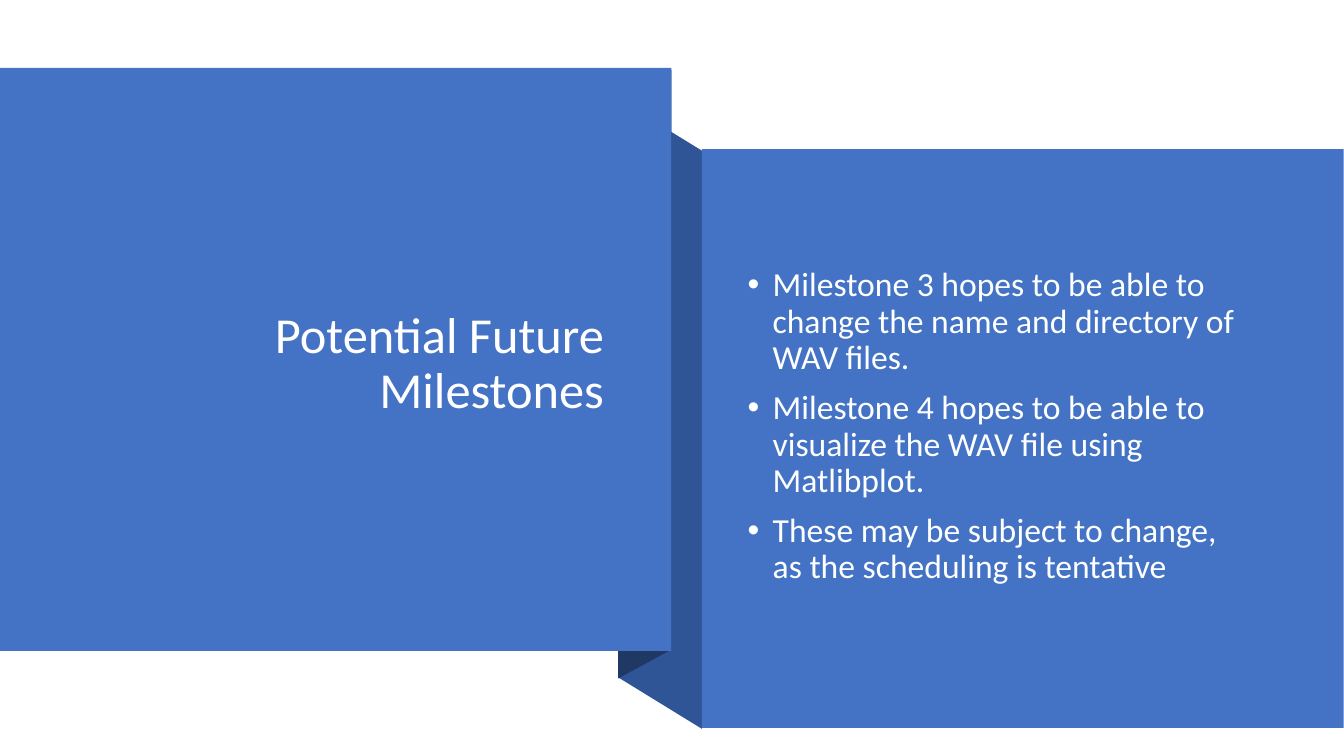
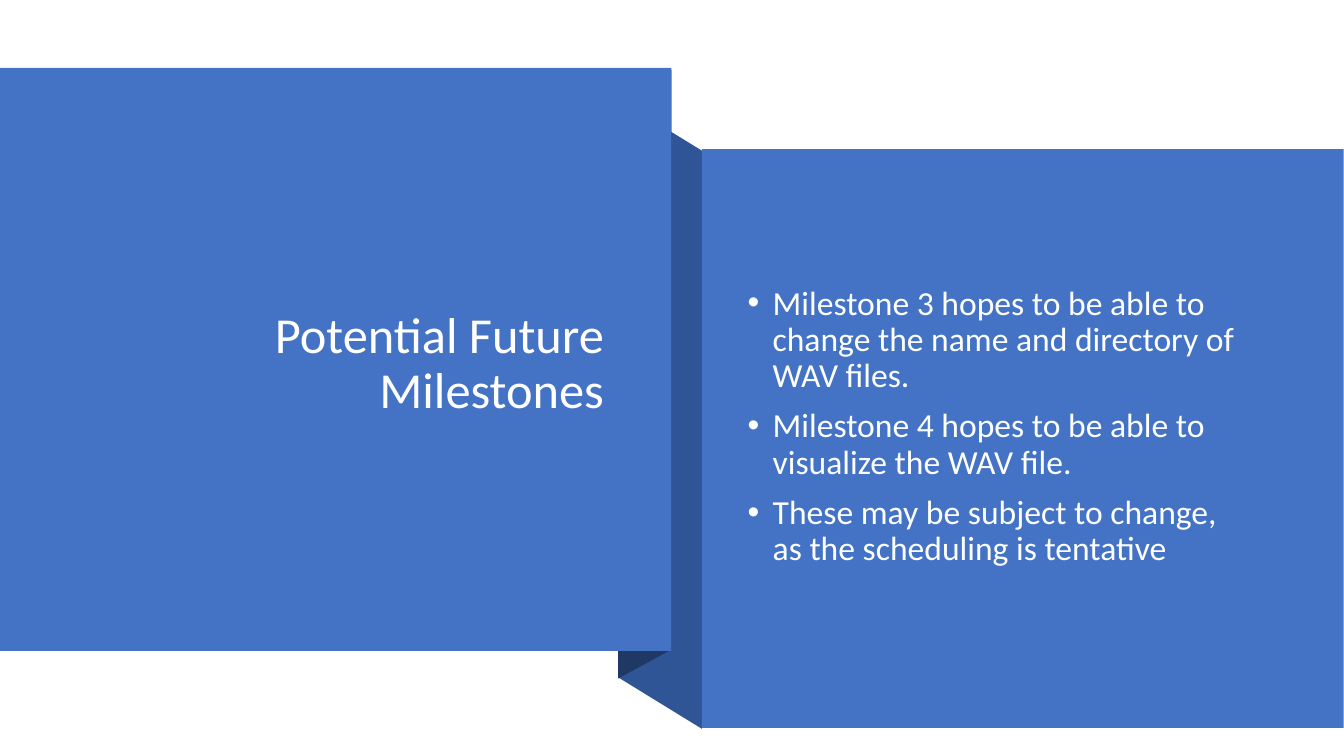
Before and after one commit to Mic-Check-2-Cruise-Control/root, a slide deck: slide 5 of Team Project Analysis-Milestone 2.pptx. Drawn at 1344x756 pixels with LibreOffice and Linux fonts; fonts in the diff are those of the drawing. Boxes give left, top, right and bottom in pixels: in the first picture for what was removed or moved away, otherwise in the second. Text is boxed around its words. In the diff, an @@ line names an element or a change of style, - is before the commit and + after.

```diff
--- a/Team Project Analysis-Milestone 2.pptx
+++ b/Team Project Analysis-Milestone 2.pptx
@@ text at [773, 413, 1205, 475]: text changed @@
-• Milestone 4 hopes to be able to visualize the WAV file using Matlibplot.
+• Milestone 4 hopes to be able to visualize the WAV file.
```
Also in this commit, not shown: 4 other slides changed.
